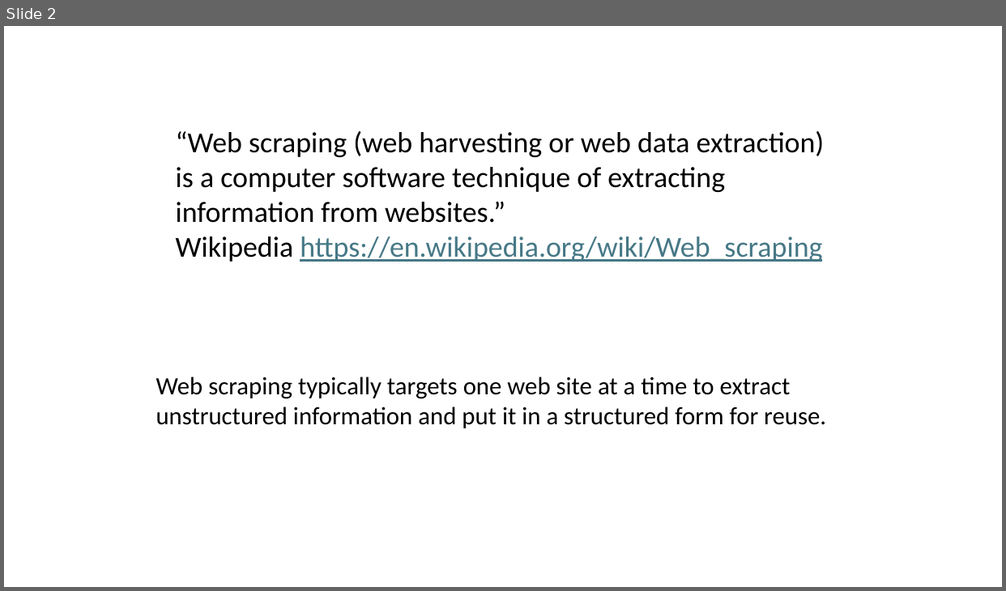
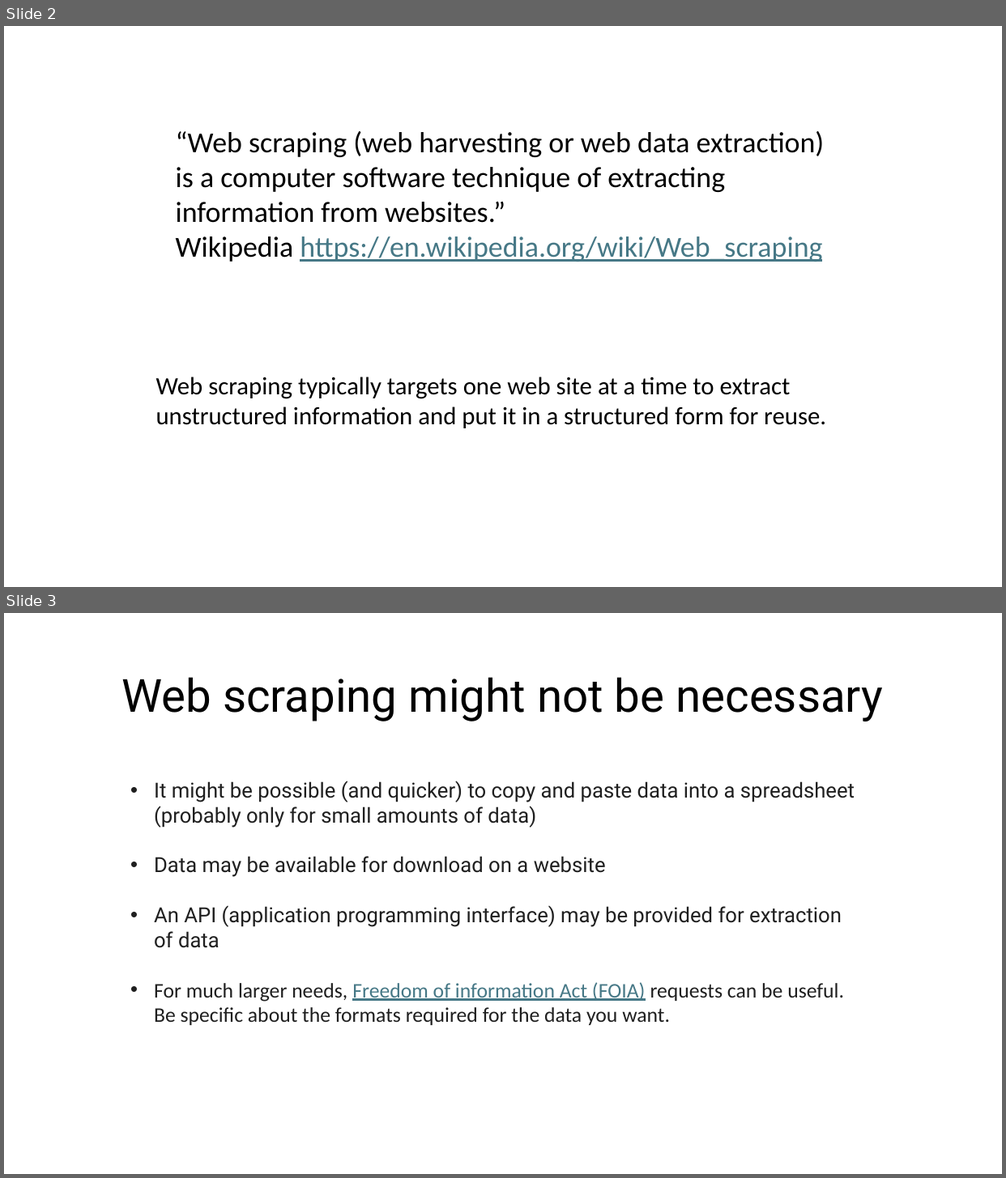
Before and after one commit to bham-carpentries/web-scraping-python, a slide deck: instructors/Web Scraping with Python.pptx. Shown one above the other, each under a label of ours: slide 2 before the commit, slides 2 and 3 after it. The pictures are 1006x591 and 1006x1178 pixels, drawn with LibreOffice and Linux fonts; fonts in the diff are those of the drawing. Boxes give left, top, right and bottom in pixels: in the first picture for what was removed or moved away, otherwise in the second. Text is boxed around its words. In the diff, an @@ line names an element or a change of style, - is before the commit and + after.

Commit message:
Added Episode 4 with legal and ethics material from Intro to Web Scraping course

```diff
--- a/instructors/Web Scraping with Python.pptx
+++ b/instructors/Web Scraping with Python.pptx
@@ slide 3 added at <box>4,613,1002,1174</box>, background #FFFFFF @@
@@ title added at <box>121,677,883,722</box>, 44 pt, text #000000 @@
+Web scraping might not be necessary
@@ text added at <box>154,781,854,1025</box>, 20 pt, text #1F1F1F @@
+• It might be possible (and quicker) to copy and paste data into a spreadsheet (probably only for small amounts of data)
+• Data may be available for download on a website
+• An API (application programming interface) may be provided for extraction of data
+• For much larger needs, Freedom of information Act (FOIA) requests can be useful. Be specific about the formats required for the data you want.
```
Also in this commit, not shown: 1 slide changed, 3 other files.
